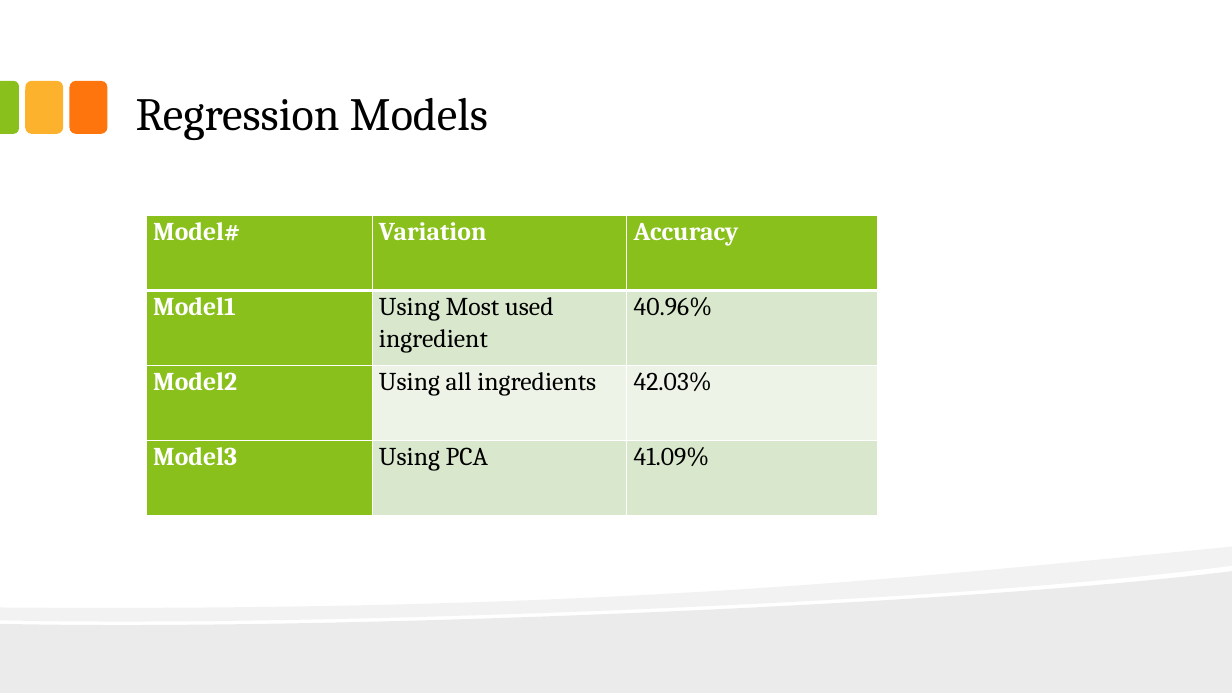
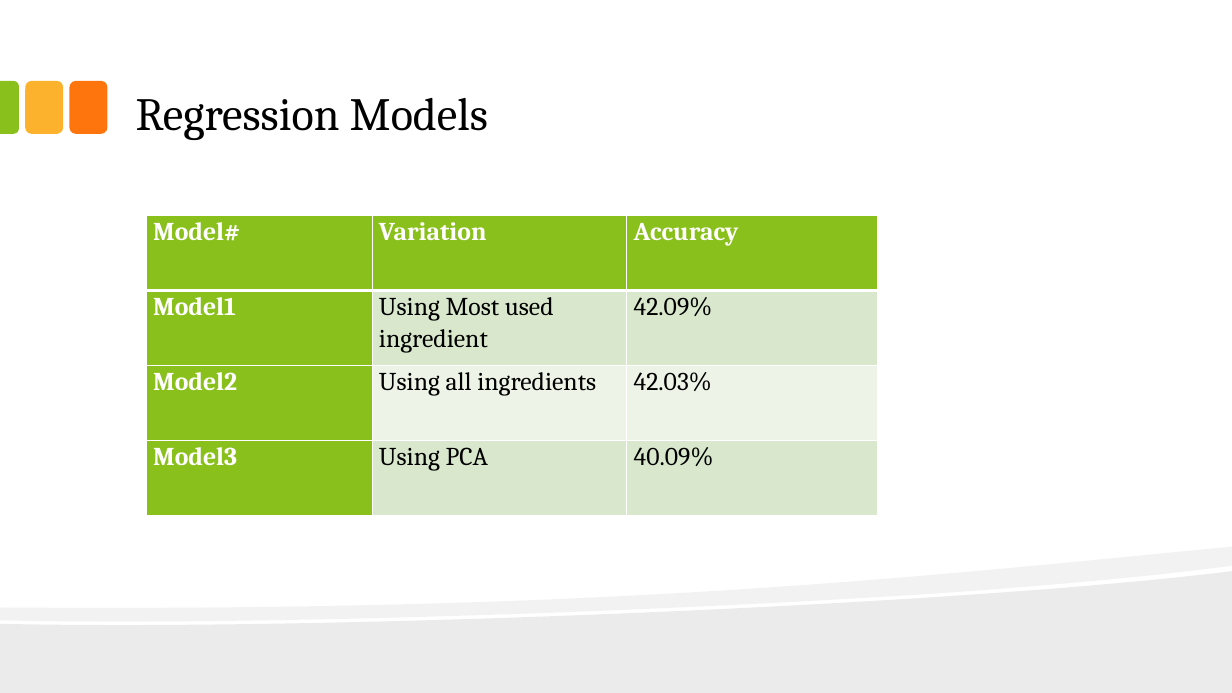
Before and after one commit to Bimal393/Yummly_Project, a slide deck: slide 9 of Yummly Capstone Project Presentation -Final.pptx. Drawn at 1232x693 pixels with LibreOffice and Linux fonts; fonts in the diff are those of the drawing. Boxes give left, top, right and bottom in pixels: in the first picture for what was removed or moved away, otherwise in the second. Text is boxed around its words. In the diff, an @@ line names an element or a change of style, - is before the commit and + after.

```diff
--- a/Yummly Capstone Project Presentation -Final.pptx
+++ b/Yummly Capstone Project Presentation -Final.pptx
@@ table at box(146, 215, 878, 516) @@
-row 2, column 3: 40.96%
+row 2, column 3: 42.09%
-row 4, column 3: 41.09%
+row 4, column 3: 40.09%
```
Also in this commit, not shown: 1 other slide changed, 4 other files.
